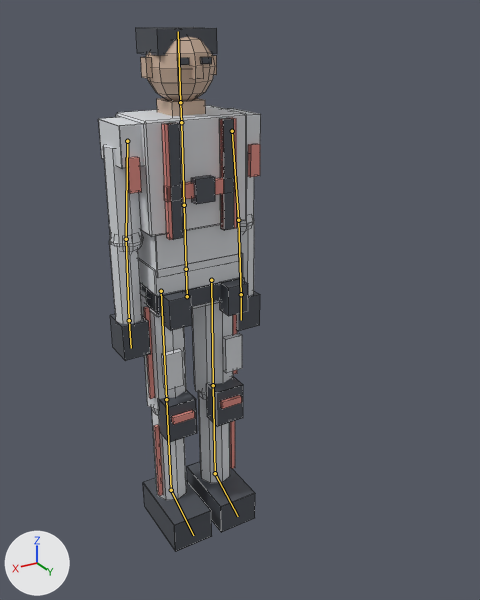
What one commit did to the Blender file 3d/assets/models/char_crew_lowpoly.blend.
Rendered twice from a camera (50 mm lens) standing at (0.926, 1.892, 1.787) and looking at (-0.127, 0.138, 0.91). Every picture has the same lights, and +X, +Y and +Z are marked at lower left. The picture after the commit comes second. The bones that bend it are drawn over the model as lines. Mesh edges are drawn as thin lines.

Objects in the first picture: 'crew_body'.
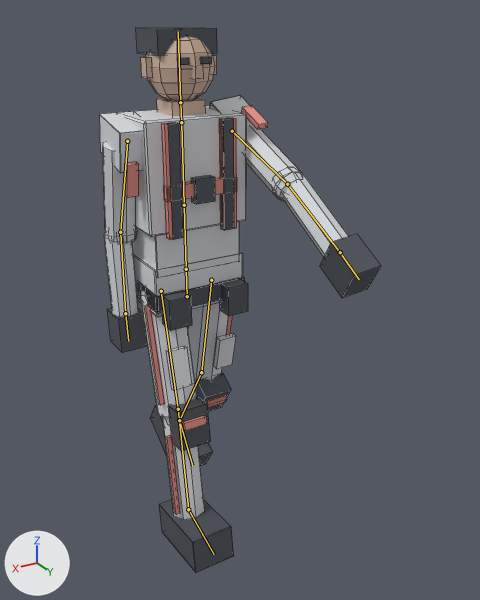
The newer file adds an action. The first version stands in its rest pose; the second is drawn at frame 12 of the action 'knife'.

The change, as JSON lines over the scene's bpy script:
```json
{"block": "bone_upper_arm_l", "where": "bone_upper_arm_l = bpy.data.objects['crew_rig'].pose.bones['upper_arm.L']  # child of 'chest'"}
{"op": "set", "path": "bone_upper_arm_l.rotation_euler", "old": "(0.0, 0.0, 0.0)", "new": "(-0.192, 0.0, 0.0)", "note": "degrees (0, 0, 0) -> degrees (-11, 0, 0)"}
{"block": "bone_forearm_l", "where": "bone_forearm_l = bpy.data.objects['crew_rig'].pose.bones['forearm.L']  # child of 'upper_arm.L'"}
{"op": "set", "path": "bone_forearm_l.rotation_euler", "old": "(0.0, 0.0, 0.0)", "new": "(0.244, 0.0, 0.0)", "note": "degrees (0, 0, 0) -> degrees (14, 0, 0)"}
{"block": "bone_upper_arm_r", "where": "bone_upper_arm_r = bpy.data.objects['crew_rig'].pose.bones['upper_arm.R']  # child of 'chest'"}
{"op": "set", "path": "bone_upper_arm_r.rotation_euler", "old": "(0.0, 0.0, 0.0)", "new": "(1.152, 0.0, 0.0)", "note": "degrees (0, 0, 0) -> degrees (66, 0, 0)"}
{"block": "bone_forearm_r", "where": "bone_forearm_r = bpy.data.objects['crew_rig'].pose.bones['forearm.R']  # child of 'upper_arm.R'"}
{"op": "set", "path": "bone_forearm_r.rotation_euler", "old": "(0.0, 0.0, 0.0)", "new": "(-0.157, 0.0, 0.0)", "note": "degrees (0, 0, 0) -> degrees (-9, 0, 0)"}
{"block": "bone_thigh_l", "where": "bone_thigh_l = bpy.data.objects['crew_rig'].pose.bones['thigh.L']  # child of 'hips'"}
{"op": "set", "path": "bone_thigh_l.rotation_euler", "old": "(0.0, 0.0, 0.0)", "new": "(0.227, 0.0, 0.0)", "note": "degrees (0, 0, 0) -> degrees (13, 0, 0)"}
{"block": "bone_shin_l", "where": "bone_shin_l = bpy.data.objects['crew_rig'].pose.bones['shin.L']  # child of 'thigh.L'"}
{"op": "set", "path": "bone_shin_l.rotation_euler", "old": "(0.0, 0.0, 0.0)", "new": "(-0.0873, 0.0, 0.0)", "note": "degrees (0, 0, 0) -> degrees (-5, 0, 0)"}
{"block": "bone_thigh_r", "where": "bone_thigh_r = bpy.data.objects['crew_rig'].pose.bones['thigh.R']  # child of 'hips'"}
{"op": "set", "path": "bone_thigh_r.rotation_euler", "old": "(0.0, 0.0, 0.0)", "new": "(-0.227, 0.0, 0.0)", "note": "degrees (0, 0, 0) -> degrees (-13, 0, 0)"}
{"block": "bone_shin_r", "where": "bone_shin_r = bpy.data.objects['crew_rig'].pose.bones['shin.R']  # child of 'thigh.R'"}
{"op": "set", "path": "bone_shin_r.rotation_euler", "old": "(0.0, 0.0, 0.0)", "new": "(-0.349, 0.0, 0.0)", "note": "degrees (0, 0, 0) -> degrees (-20, 0, 0)"}
```

Boxes (x1, y1, x2, y2) around the edits, measured in the pictures (480 x 600 px):
```json
{"object": "crew_body", "change": "posed", "before": [98, 27, 261, 551], "after": [100, 27, 381, 573], "on screen": "72% wider"}
{"bone": "upper_arm.L", "before": "(127, 141) to (126, 239)", "after": "(127, 141) to (120, 232)"}
{"bone": "forearm.L", "before": "(126, 239) to (129, 320)", "after": "(120, 232) to (125, 313)"}
{"bone": "upper_arm.R", "before": "(232, 131) to (238, 220)", "after": "(232, 131) to (287, 184)"}
{"bone": "forearm.R", "before": "(238, 220) to (241, 294)", "after": "(287, 184) to (340, 252)"}
{"bone": "thigh.L", "before": "(161, 291) to (166, 399)", "after": "(161, 291) to (178, 409)"}
{"bone": "shin.L", "before": "(166, 399) to (171, 490)", "after": "(178, 409) to (188, 509)"}
{"bone": "thigh.R", "before": "(211, 280) to (213, 385)", "after": "(211, 280) to (201, 372)"}
{"bone": "shin.R", "before": "(213, 385) to (215, 473)", "after": "(201, 372) to (179, 420)"}
```
